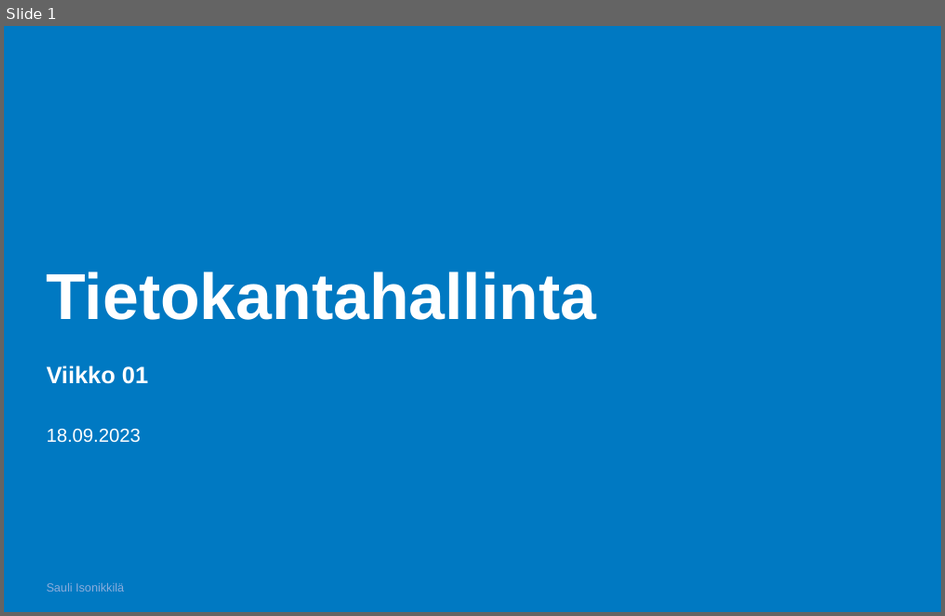
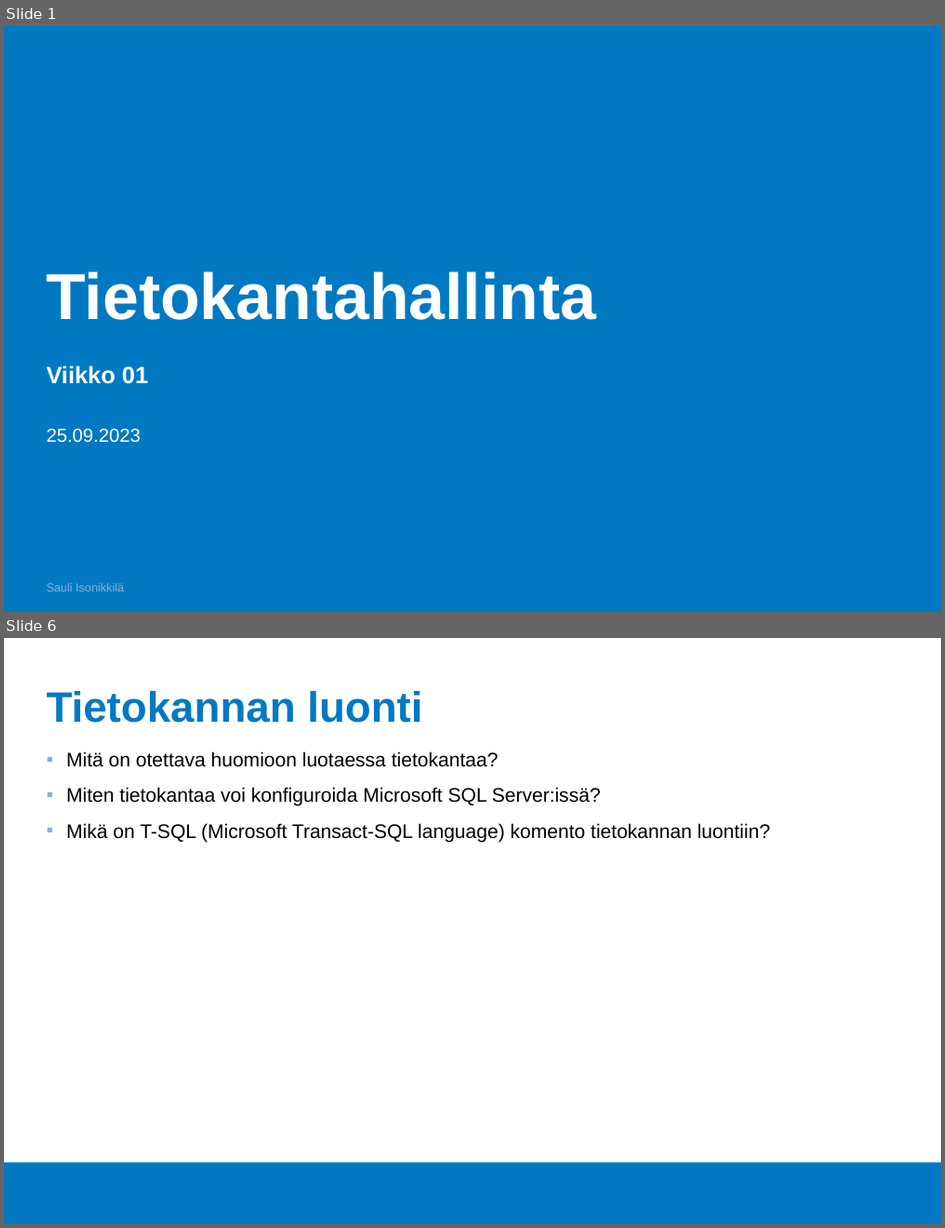
Before and after one commit to Tietokantahallinta/Tietokantahallinta.github.io, a slide deck: luennot/viikko01/Luentokalvot_01.odp. Shown one above the other, each under a label of ours: slide 1 before the commit, slides 1 and 6 after it; the slides between them are not shown. The pictures are 945x616 and 945x1228 pixels, drawn with LibreOffice and Linux fonts; fonts in the diff are those of the drawing; background and template pictures are left out. Boxes give left, top, right and bottom in pixels: in the first picture for what was removed or moved away, otherwise in the second. Text is boxed around its words. In the diff, an @@ line names an element or a change of style, - is before the commit and + after.

```diff
--- a/luennot/viikko01/Luentokalvot_01.odp
+++ b/luennot/viikko01/Luentokalvot_01.odp
@@ slide 6 added at (4,638,941,1224), background #FFFFFF; not listed: 1 template element that a slide beside it also shows @@
@@ title added at (47,691,422,723), 36 pt, text #0079C2, bold @@
+Tietokannan luonti
@@ text added at (66,751,770,843), 16.6 pt, text #000000 @@
+▪ Mitä on otettava huomioon luotaessa tietokantaa?
+▪ Miten tietokantaa voi konfiguroida Microsoft SQL Server:issä?
+▪ Mikä on T-SQL (Microsoft Transact-SQL language) komento tietokannan luontiin?
@@ slide 1 changed as well @@
@@ text at (47,429,141,443): text changed @@
-18.09.2023
+25.09.2023
```
Also in this commit, not shown: 1 other slide changed, 6 other slides added, 2 slides removed, 5 other files.
